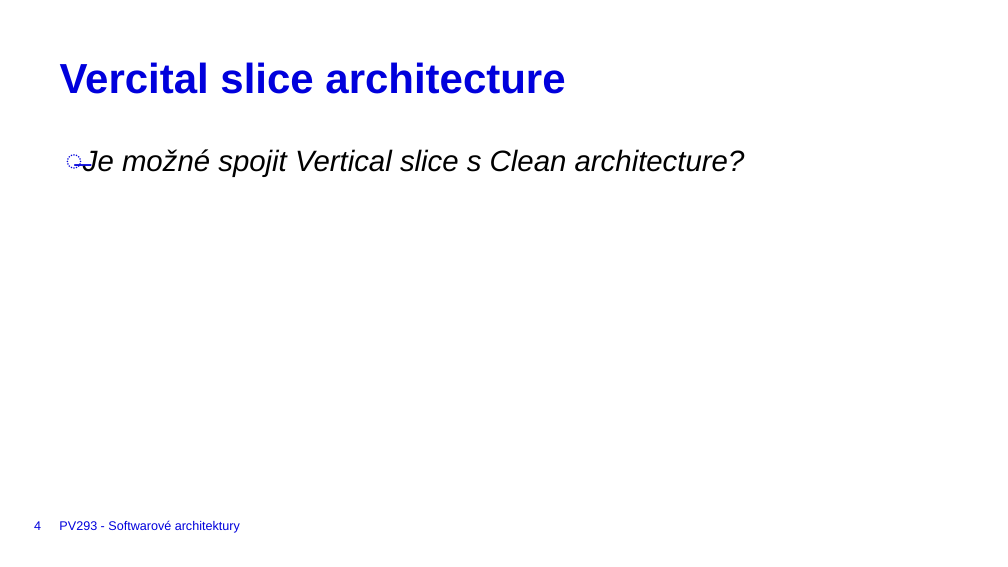
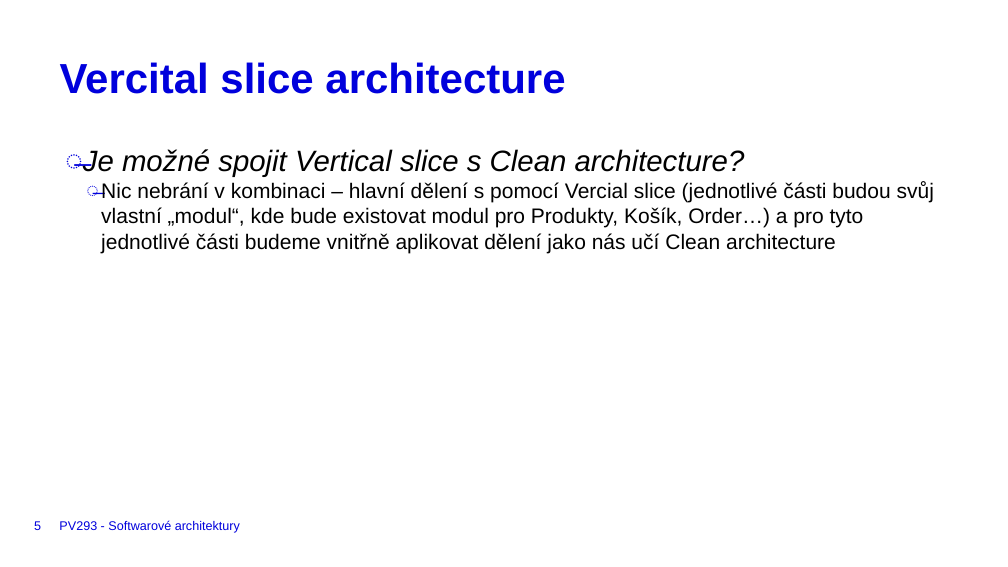
Before and after one commit to Jatasi98/PV293-Seminar, a slide deck: slide 5 of Presentations/Presentation07.pptx (slide 4 before the commit). Drawn at 1008x567 pixels with LibreOffice and Linux fonts; fonts in the diff are those of the drawing; background and template pictures are left out. Boxes give left, top, right and bottom in pixels: in the first picture for what was removed or moved away, otherwise in the second. Text is boxed around its words. In the diff, an @@ line names an element or a change of style, - is before the commit and + after.

```diff
--- a/Presentations/Presentation07.pptx
+++ b/Presentations/Presentation07.pptx
@@ text at bbox=[101, 182, 934, 253]: paragraph added @@
+  ̶ Nic nebrání v kombinaci – hlavní dělení s pomocí Vercial slice (jednotlivé části budou svůj vlastní „modul“, kde bude existovat modul pro Produkty, Košík, Order…) a pro tyto jednotlivé části budeme vnitřně aplikovat dělení jako nás učí Clean architecture
@@ page number at bbox=[34, 521, 41, 530]: text changed @@
-4
+5
```
Also in this commit, not shown: 1 slide added, 2 other files.
